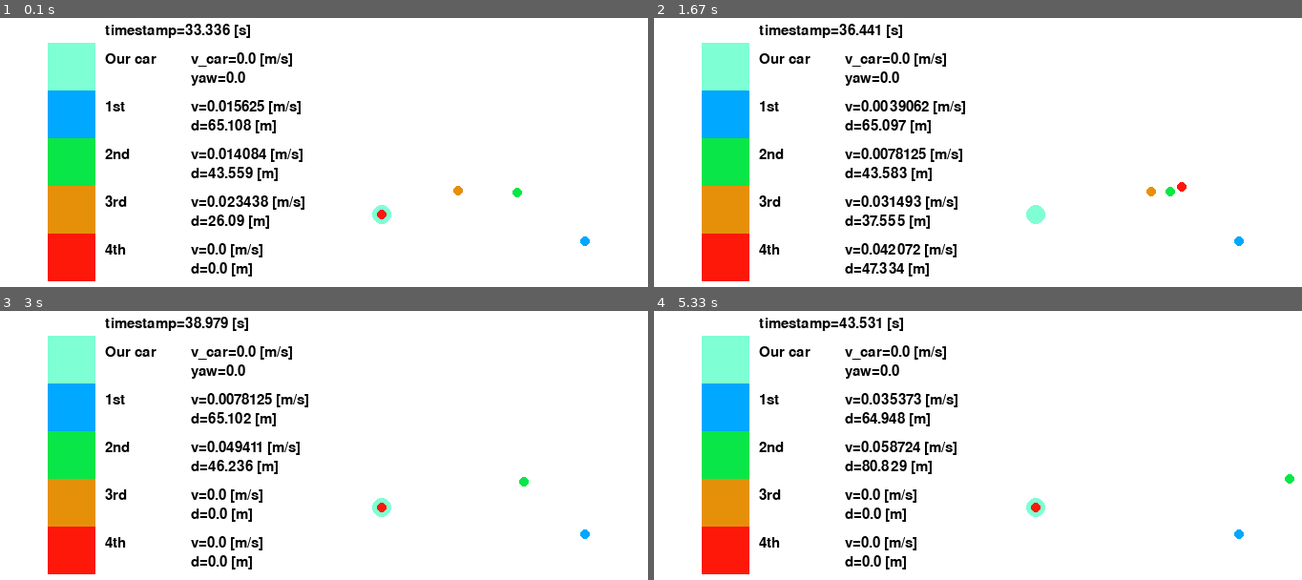
Above: before the commit, frames 1-4 (two rows, left to right).
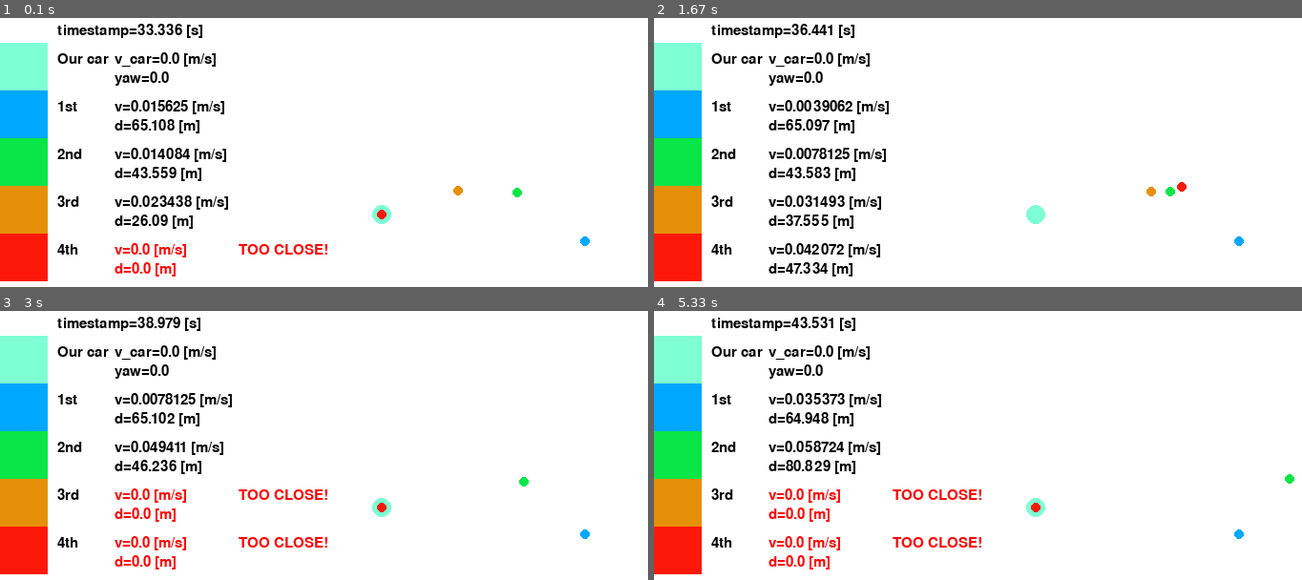
Above: after the commit, the same moments.

Repository: jagger-en/pixel-pirates
Game: pygame game, started from pygame_test.py
Same seed, same stepped clock (60 frames per second), same inputs: the game is played once before the commit and once after it.
Inputs:
- Up to frame 1 (0.1 s): no input
- Up to frame 2 (1.67 s): no input
- Up to frame 3 (3 s): no input
- Up to frame 4 (5.33 s): no input

The runs differ from the first frame. In frame 1, 20% of the frame differs, in the area x 0-51%, y 2-98%; in frame 2, 20%, in the area x 0-49%, y 2-98%; in frame 3, 20%; in frame 4, 20%.

Commit message:
Add TOO CLOSE warning

Diff:
--- a/pygame_test.py
+++ b/pygame_test.py
@@ -32,6 +32,7 @@
 
 RADIUS_CAR_CIRCLE_px = 2  # Toyota corolla
 RADIUS_OBJ_CIRCLE_px = 1  # We assume this size of an object
+ALARM_DIST = RADIUS_CAR_CIRCLE_px + RADIUS_CAR_CIRCLE_px * 0.5
 
 def calc_magnitude(left, right):
     return math.sqrt(left**2 + right**2)
@@ -90,8 +91,10 @@
             ##
             rect_top = 120
             rect_top_fac = 50
-            text_x_1 = 110
-            text_x_2 = 200
+            rect_x = 0
+            text_x_1 = 60
+            text_x_2 = 120
+            text_x_3 = 250
             text_y_2_base = 80
             text_y_2_fac = 50
             text_y_3_base = 100
@@ -100,9 +103,11 @@
             ##
             # General
             ##
-            def create_text(text, coords):
+            def create_text(text, coords, color=None):
+                if color is None:
+                    color = (0, 0, 0)
                 font = pygame.font.Font('freesansbold.ttf', FONT_SIZE)
-                text = font.render(text, True, (0, 0, 0), (255, 255, 255))
+                text = font.render(text, True, color, (255, 255, 255))
                 textRect = text.get_rect()
                 textRect.x = coords[0]
                 textRect.y = coords[1]
@@ -116,13 +121,22 @@
             ##
             def draw_legend_item(rect_idx, rect_name, rect_color):
                 pygame.draw.rect(screen, rect_color,
-                                pygame.Rect(rect_top_fac, rect_top+rect_top_fac*rect_idx, rect_top_fac, rect_top_fac))
+                                pygame.Rect(rect_x, rect_top+rect_top_fac*rect_idx, rect_top_fac, rect_top_fac))
                 create_text(rect_name, (text_x_1, text_y_2_base+text_y_2_fac*(rect_idx + 1)))
                 if data['name'] == rect_name:
+                    text_color = (0, 0, 0)
+                    dist = calc_dist(0, 0, point['x'], point['y'])
+                    if dist <= ALARM_DIST:
+                        text_color = (255, 0, 0)
+                        create_text(f'TOO CLOSE!',
+                                    (text_x_3, text_y_2_base+text_y_2_fac*(rect_idx + 1)),
+                                    text_color)
                     create_text(f'v={calc_magnitude(point["vx"], point["vy"]):.5} [m/s]',
-                                (text_x_2, text_y_2_base+text_y_2_fac*(rect_idx + 1)))
-                    create_text(f'd={calc_dist(0, 0, point["x"], point["y"]):.5} [m]',
-                                (text_x_2, text_y_3_base+text_y_3_fac*(rect_idx + 1)))
+                                (text_x_2, text_y_2_base+text_y_2_fac*(rect_idx + 1)),
+                                text_color)
+                    create_text(f'd={dist:.5} [m]',
+                                (text_x_2, text_y_3_base+text_y_3_fac*(rect_idx + 1)),
+                                text_color)
 
             draw_legend_item(0, 'Our car', COLOR_CENTER)
             draw_legend_item(1, '1st', COLOR_1ST)
